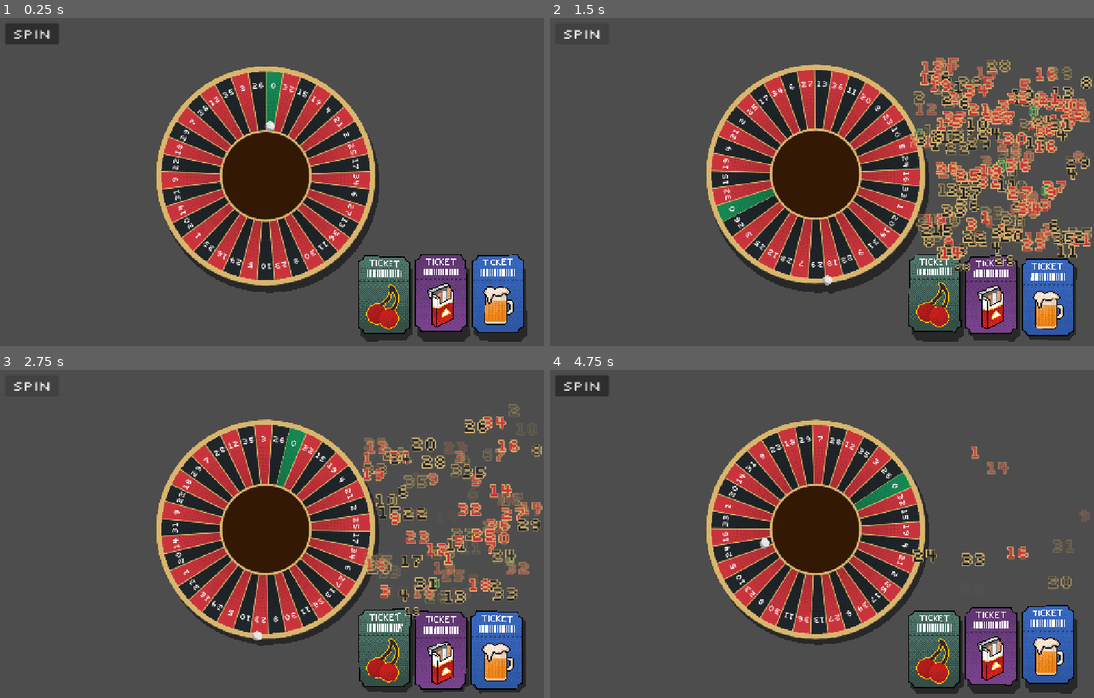
Above: before the commit, frames 1-4 (two rows, left to right).
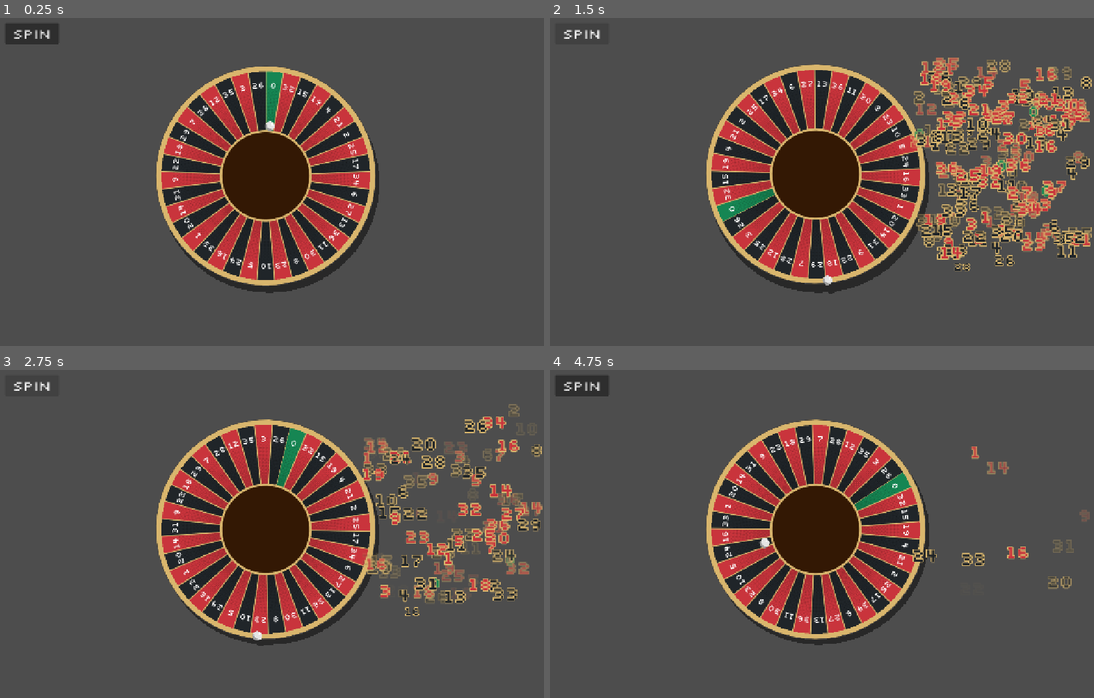
Above: after the commit, the same moments.

Repository: ross-ca/roulette-wheel
Game: Godot game, scene res://scenes/main/main.tscn
Same seed, same stepped clock (60 frames per second), same inputs: the game is played once before the commit and once after it.
Inputs (mouse positions are in pixels of both pictures, inside the frame that each line leads up to):
- Up to frame 1 (0.25 s): no input
- Up to frame 2 (1.5 s): click "Spin" at 0.5 s; click "Spin" at 1.25 s
- Up to frame 3 (2.75 s): click "Spin" at 2 s
- Up to frame 4 (4.75 s): move the mouse to (936, 514) at 2.77 s; click (936, 514) at 2.92 s; drag from (702, 547) to (789, 599) at 3.52 s; move the mouse to (870, 455) at 4.27 s; click (870, 455) at 4.42 s

The runs differ from the first frame. In frame 1, 6.9% of the frame differs, in the area x 65-97%, y 72-99%; in frame 2, 6.7%; in frame 3, 6.6%; in frame 4, 7.0%, in the area x 65-97%, y 71-99%.

Commit message:
Implement card reordering functionality with drag-and-drop support
- Added drag-and-drop capability for cards within the container, allowing users to reorder them dynamically.
- Introduced a signal to notify when the order of cards changes after a drag operation.
- Enhanced card motion with smooth sliding effects during reordering.
- Updated card alignment handling to maintain consistent positioning after reordering.

Diff:
--- a/scenes/card_container/card_container.gd
+++ b/scenes/card_container/card_container.gd
@@ -2,6 +2,10 @@
 extends Container
 ## Lays its children (cards) out in a horizontal row, accounting for each child's scale.
 ## Unlike HBoxContainer, which ignores scale, so scaled cards would overlap or leave gaps.
+## At runtime the cards can be dragged left and right to reorder them.
+
+## Emitted after a drag ends with the cards in a different order than they started.
+signal order_changed
 
 enum Alignment { BEGIN, CENTER, END }
 
@@ -13,7 +17,8 @@
 		queue_sort()
 		update_minimum_size()
 ## Extra phase (radians) added per card, left to right, to both the bob and the idle tilt
-## drift, so each card is at a different point in its cycles. Card n gets n * bob_tilt_offset_step.
+## drift, so each card is at a different point in its cycles. Card n gets n * bob_tilt_offset_step,
+## counted in the order the cards were added, so reordering doesn't make their motion jump.
 @export_range(0.0, 3.14159, 0.01) var bob_tilt_offset_step: float = 0.6:
 	set(value):
 		bob_tilt_offset_step = value
@@ -24,11 +29,45 @@
 		separation = value
 		queue_sort()
 		update_minimum_size()
+## How quickly cards slide into their slots after a reorder. Higher is snappier.
+@export var slide_speed: float = 18.0
 ## Where the row sits inside the container when the container is wider than the cards.
 @export var alignment: Alignment = Alignment.CENTER:
 	set(value):
 		alignment = value
 		queue_sort()
+
+var _dragged: Control
+var _grab_dx := 0.0 # mouse x minus the dragged card's position.x when it was picked up
+var _order_at_grab: Array[Control] = []
+var _targets := {} # Control -> Vector2, the position its slot wants
+var _phase_index := {} # Control -> int, fixed when a card is first seen
+var _next_phase_index := 0
+
+
+func _ready() -> void:
+	for child in get_children():
+		_watch(child)
+	child_entered_tree.connect(_watch)
+	child_exiting_tree.connect(_forget)
+
+
+func _process(delta: float) -> void:
+	if Engine.is_editor_hint():
+		return
+	var follow := 1.0 - exp(-slide_speed * delta)
+	for card: Control in _targets:
+		if card != _dragged:
+			card.position = card.position.lerp(_targets[card], follow)
+
+
+func _input(event: InputEvent) -> void:
+	if _dragged == null:
+		return
+	if event is InputEventMouseMotion:
+		_drag_to(get_local_mouse_position().x)
+	elif event is InputEventMouseButton and event.button_index == MOUSE_BUTTON_LEFT and not event.pressed:
+		_drop()
 
 
 func _notification(what: int) -> void:
@@ -53,17 +92,13 @@
 	if cards.is_empty():
 		return
 
-	var row_width := get_combined_minimum_size().x
-	var x := 0.0
-	match alignment:
-		Alignment.CENTER:
-			x = (size.x - row_width) / 2.0
-		Alignment.END:
-			x = size.x - row_width
-
+	var slot_lefts := _slot_lefts(cards)
 	for i in cards.size():
 		var card := cards[i]
-		var phase := fposmod(i * bob_tilt_offset_step, TAU)
+		if not _phase_index.has(card):
+			_phase_index[card] = _next_phase_index
+			_next_phase_index += 1
+		var phase := fposmod(_phase_index[card] * bob_tilt_offset_step, TAU)
 		var card_material := card.material as ShaderMaterial
 		if card_material:
 			card_material.set_shader_parameter("bob_offset", phase)
@@ -79,9 +114,80 @@
 		# symmetrically around position + base_size / 2; shift back to hit the slot.
 		var pivot_shift := (base_size - scaled) / 2.0
 		var y := (size.y - scaled.y) / 2.0
-		card.position = Vector2(x, y) - pivot_shift
+		var placed := _targets.has(card)
+		_targets[card] = Vector2(slot_lefts[i], y) - pivot_shift
 		card.size = base_size
-		x += scaled.x + separation
+		if card == _dragged:
+			card.position.y = _targets[card].y # x follows the mouse
+		elif not placed or Engine.is_editor_hint():
+			card.position = _targets[card]
+
+
+## Left edge of each card's slot (in its scaled, visual rect), in the order of `cards`.
+func _slot_lefts(cards: Array[Control]) -> Array[float]:
+	var x := 0.0
+	var row_width := get_combined_minimum_size().x
+	match alignment:
+		Alignment.CENTER:
+			x = (size.x - row_width) / 2.0
+		Alignment.END:
+			x = size.x - row_width
+
+	var lefts: Array[float] = []
+	for card in cards:
+		lefts.append(x)
+		x += _scaled_size(card).x + separation
+	return lefts
+
+
+func _watch(node: Node) -> void:
+	if node is Control:
+		node.gui_input.connect(_on_card_gui_input.bind(node))
+
+
+func _forget(node: Node) -> void:
+	_targets.erase(node)
+	_phase_index.erase(node)
+	if node == _dragged:
+		_dragged = null
+
+
+func _on_card_gui_input(event: InputEvent, card: Control) -> void:
+	if Engine.is_editor_hint() or _dragged != null:
+		return
+	if event is InputEventMouseButton and event.button_index == MOUSE_BUTTON_LEFT and event.pressed:
+		_dragged = card
+		_grab_dx = get_local_mouse_position().x - card.position.x
+		_order_at_grab = _cards()
+		card.z_index = 1 # draw over its neighbours
+
+
+## Moves the dragged card with the mouse and swaps it into whichever slot it's nearest.
+func _drag_to(mouse_x: float) -> void:
+	_dragged.position.x = mouse_x - _grab_dx
+	var centre := _dragged.position.x + _dragged.get_combined_minimum_size().x / 2.0
+
+	var cards := _cards()
+	var slot_lefts := _slot_lefts(cards)
+	var nearest := 0
+	var nearest_distance := INF
+	for i in cards.size():
+		var distance := absf(centre - (slot_lefts[i] + _scaled_size(cards[i]).x / 2.0))
+		if distance < nearest_distance:
+			nearest = i
+			nearest_distance = distance
+
+	if cards[nearest] != _dragged:
+		move_child(_dragged, cards[nearest].get_index())
+		queue_sort()
+
+
+func _drop() -> void:
+	var card := _dragged
+	_dragged = null
+	card.z_index = 0 # it eases back to its slot from where it was dropped
+	if _cards() != _order_at_grab:
+		order_changed.emit()
 
 
 func _cards() -> Array[Control]:
--- a/scenes/main/main.tscn
+++ b/scenes/main/main.tscn
@@ -4,12 +4,7 @@
 [ext_resource type="PackedScene" uid="uid://chkvs2klsp6me" path="res://scenes/wheel/roulette_wheel.tscn" id="1_ig7tw"]
 [ext_resource type="Shader" uid="uid://bhnaj174ofi68" path="res://scenes/wheel/wheelShader.gdshader" id="2_0xm2m"]
 [ext_resource type="PackedScene" uid="uid://dfblr6s3i4487" path="res://scenes/hud/hud.tscn" id="2_1bvp3"]
-[ext_resource type="PackedScene" path="res://scenes/card/card.tscn" id="4_card"]
 [ext_resource type="PackedScene" path="res://scenes/card_container/card_container.tscn" id="5_b1x3f"]
-[ext_resource type="Texture2D" uid="uid://dq17wxeoh38it" path="res://assets/textures/cherry.png" id="5_lquwl"]
-[ext_resource type="Texture2D" uid="uid://cyohheps83tey" path="res://assets/textures/cigarettes.png" id="6_7mycd"]
-[ext_resource type="Shader" uid="uid://dexl7k0sofn0k" path="res://scenes/card/card_tilt.gdshader" id="6_yyfjg"]
-[ext_resource type="Texture2D" uid="uid://ddkg31g5ca86k" path="res://assets/textures/beer.png" id="10_a8run"]
 
 [sub_resource type="ShaderMaterial" id="ShaderMaterial_h2yge"]
 shader = ExtResource("2_0xm2m")
@@ -21,51 +16,6 @@
 
 [sub_resource type="ViewportTexture" id="ViewportTexture_g4v7s"]
 viewport_path = NodePath("SubViewport")
-
-[sub_resource type="ShaderMaterial" id="ShaderMaterial_yyfjg"]
-resource_local_to_scene = true
-shader = ExtResource("6_yyfjg")
-shader_parameter/fov = 90.0
-shader_parameter/cull_back = true
-shader_parameter/y_rot = 0.0
-shader_parameter/x_rot = 0.0
-shader_parameter/inset = 0.0
-shader_parameter/background_color = Color(0, 0, 0, 0)
-shader_parameter/shadow_color = Color(0.15686275, 0.15686275, 0.15686275, 1)
-shader_parameter/offset_in_pixels = Vector2(2.5, 2.5)
-shader_parameter/bob_pixels = 3.0
-shader_parameter/bob_speed = 1.25
-shader_parameter/bob_offset = 0.0
-
-[sub_resource type="ShaderMaterial" id="ShaderMaterial_b1x3f"]
-resource_local_to_scene = true
-shader = ExtResource("6_yyfjg")
-shader_parameter/fov = 90.0
-shader_parameter/cull_back = true
-shader_parameter/y_rot = 0.0
-shader_parameter/x_rot = 0.0
-shader_parameter/inset = 0.0
-shader_parameter/background_color = Color(0, 0, 0, 0)
-shader_parameter/shadow_color = Color(0.15686275, 0.15686275, 0.15686275, 1)
-shader_parameter/offset_in_pixels = Vector2(2.5, 2.5)
-shader_parameter/bob_pixels = 3.0
-shader_parameter/bob_speed = 1.25
-shader_parameter/bob_offset = 1.0
-
-[sub_resource type="ShaderMaterial" id="ShaderMaterial_ouso4"]
-resource_local_to_scene = true
-shader = ExtResource("6_yyfjg")
-shader_parameter/fov = 90.0
-shader_parameter/cull_back = true
-shader_parameter/y_rot = 0.0
-shader_parameter/x_rot = 0.0
-shader_parameter/inset = 0.0
-shader_parameter/background_color = Color(0, 0, 0, 0)
-shader_parameter/shadow_color = Color(0.15686275, 0.15686275, 0.15686275, 1)
-shader_parameter/offset_in_pixels = Vector2(2.5, 2.5)
-shader_parameter/bob_pixels = 3.0
-shader_parameter/bob_speed = 1.25
-shader_parameter/bob_offset = 2.0
 
 [node name="Main" type="Node2D" unique_id=862141720]
 script = ExtResource("1_h2yge")
@@ -86,36 +36,12 @@
 texture = SubResource("ViewportTexture_g4v7s")
 
 [node name="CardContainer" parent="." unique_id=1437024605 instance=ExtResource("5_b1x3f")]
-offset_left = 843.0
+offset_left = 736.2
 offset_top = 586.0
-offset_right = 1243.0
+offset_right = 1246.2017
 offset_bottom = 766.0
 card_scale = 2.5
 bob_tilt_offset_step = 1.0
 separation = 10.0
 
-[node name="CherryCard" parent="CardContainer" unique_id=1500941660 instance=ExtResource("4_card")]
-material = SubResource("ShaderMaterial_yyfjg")
-layout_mode = 2
-texture = ExtResource("5_lquwl")
-hover_scale_speed = 50.0
-hover_scale_damping = 0.3
-hover_sound_pitch_variance = 0.2
-
-[node name="CigarettesCard" parent="CardContainer" unique_id=1141705820 instance=ExtResource("4_card")]
-material = SubResource("ShaderMaterial_b1x3f")
-layout_mode = 2
-texture = ExtResource("6_7mycd")
-hover_scale_speed = 50.0
-hover_scale_damping = 0.3
-hover_sound_pitch_variance = 0.2
-
-[node name="BeerCard" parent="CardContainer" unique_id=341688585 instance=ExtResource("4_card")]
-material = SubResource("ShaderMaterial_ouso4")
-layout_mode = 2
-texture = ExtResource("10_a8run")
-hover_scale_speed = 50.0
-hover_scale_damping = 0.3
-hover_sound_pitch_variance = 0.2
-
 [connection signal="spin_requested" from="HUD" to="." method="_on_spin_requested"]
Not shown, added: assets/audio/sfx/paper_shuffle.wav.import
Binary file added: assets/textures/membershipCard.png
Not shown, added: assets/textures/membershipCard.png.import
Not shown, added: assets/audio/sfx/paper_shuffle.wav
